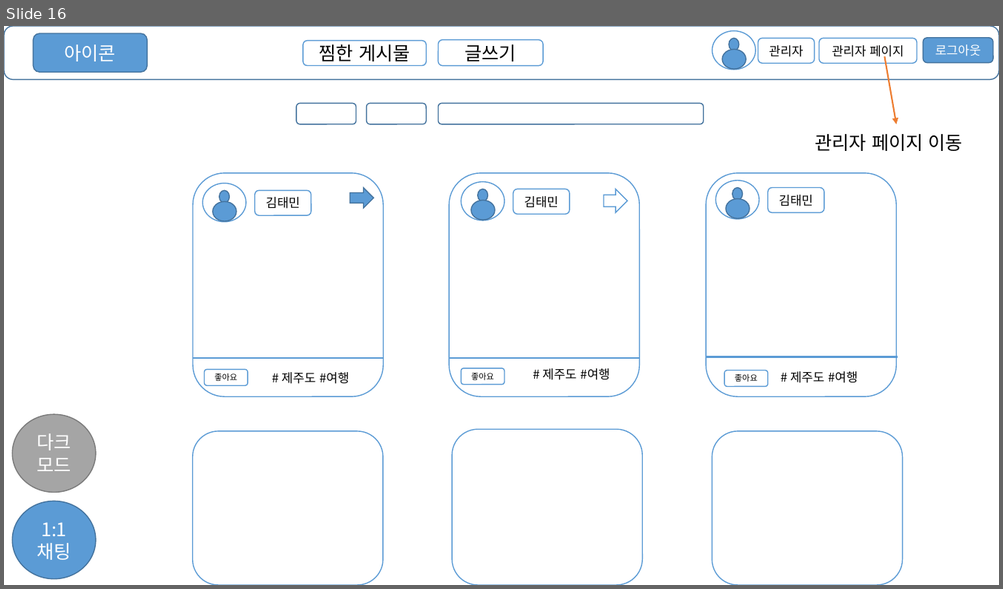
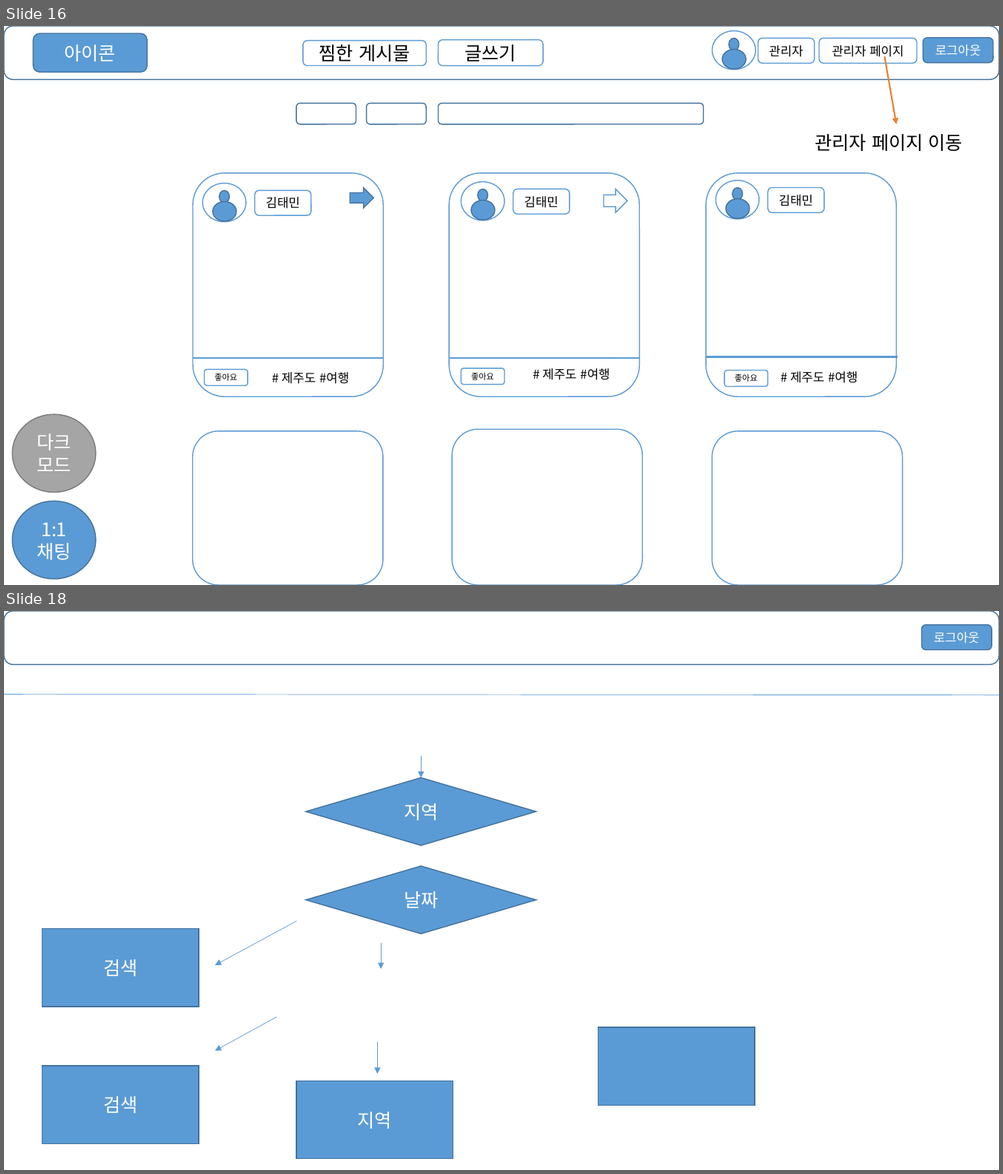
Before and after one commit to ghktjr960/TripDiary, a slide deck: 김태민/김태민/프로젝트 UI.pptx. Shown one above the other, each under a label of ours: slide 16 before the commit, slides 16 and 18 after it; the slides between them are not shown. The pictures are 1003x589 and 1003x1174 pixels, drawn with LibreOffice and Linux fonts; fonts in the diff are those of the drawing. Boxes give left, top, right and bottom in pixels: in the first picture for what was removed or moved away, otherwise in the second. Text is boxed around its words. In the diff, an @@ line names an element or a change of style, - is before the commit and + after.

```diff
--- a/김태민/김태민/프로젝트 UI.pptx
+++ b/김태민/김태민/프로젝트 UI.pptx
@@ slide 18 added at <box>4,611,999,1170</box>, background #FFFFFF @@
@@ rounded rectangle added at <box>4,611,999,665</box>, fill #FFFFFF, outline #43739E 1 pt @@
@@ rounded rectangle added at <box>922,624,992,649</box>, fill #5B9BD5, outline #43739E 1 pt, 12 pt, text #FFFFFF @@
+로그아웃
@@ line added from (4, 695) to (999, 695), #5B9BD5 0.5 pt @@
@@ arrow added from (421, 756) to (421, 778), #5B9BD5 0.5 pt @@
@@ diamond added at <box>306,778,536,846</box>, fill #5B9BD5, outline #43739E 1 pt, 18 pt, text #FFFFFF @@
+지역
@@ diamond added at <box>306,866,536,934</box>, fill #5B9BD5, outline #43739E 1 pt, 18 pt, text #FFFFFF @@
+날짜
@@ arrow added from (296, 921) to (215, 965), #5B9BD5 0.5 pt @@
@@ rectangle added at <box>42,929,199,1007</box>, fill #5B9BD5, outline #43739E 1 pt, 18 pt, text #FFFFFF @@
+검색
@@ arrow added from (381, 944) to (381, 969), #5B9BD5 0.5 pt @@
@@ arrow added from (276, 1017) to (215, 1051), #5B9BD5 0.5 pt @@
@@ rectangle added at <box>598,1028,754,1105</box>, fill #5B9BD5, outline #43739E 1 pt @@
@@ arrow added from (377, 1042) to (377, 1074), #5B9BD5 0.5 pt @@
@@ rectangle added at <box>42,1066,199,1145</box>, fill #5B9BD5, outline #43739E 1 pt, 18 pt, text #FFFFFF @@
+검색
@@ rectangle added at <box>296,1081,453,1159</box>, fill #5B9BD5, outline #43739E 1 pt, 18 pt, text #FFFFFF @@
+지역
```
Also in this commit, not shown: 5 slides changed, 1 other file.
